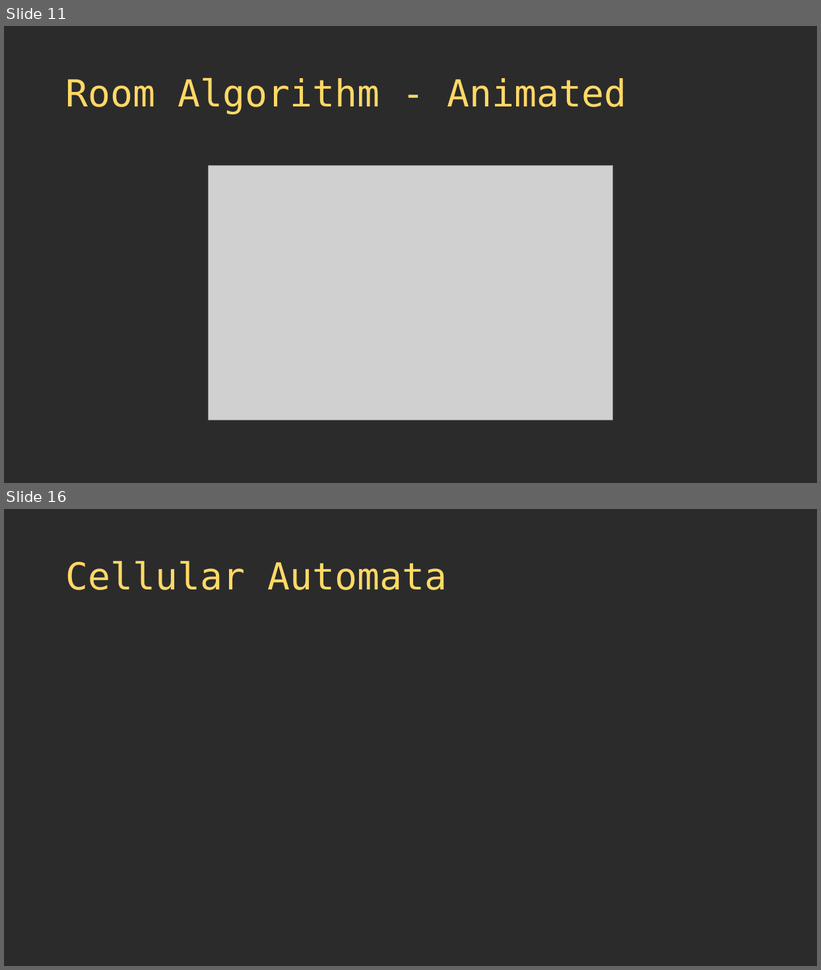
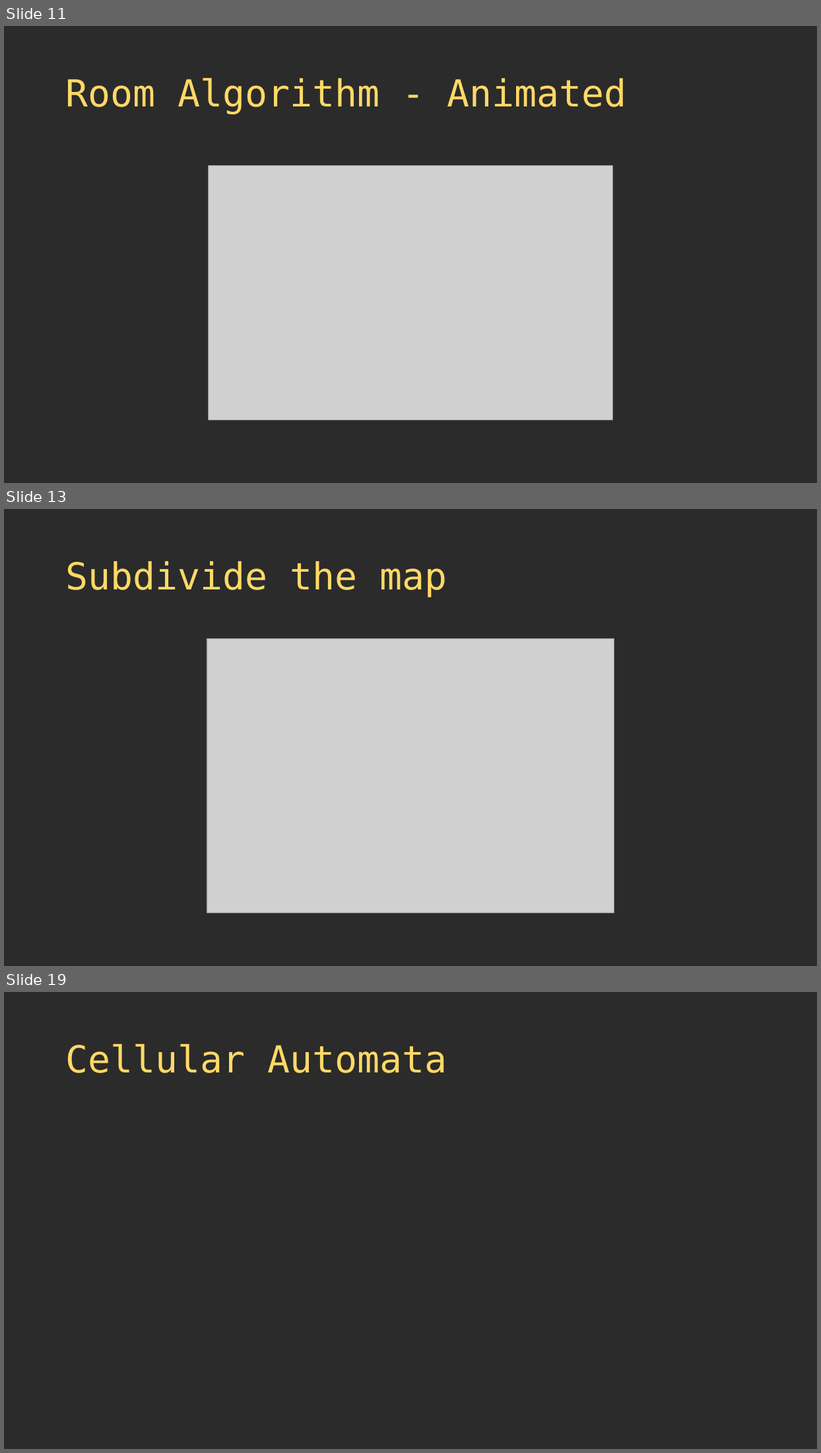
Before and after one commit to thebracket/roguelike-celebration-2020, a slide deck: Procedural Map Generation Techniques.pptx. Shown one above the other, each under a label of ours: slides 11 and 16 before the commit, slides 11, 13 and 19 after it; the slides between them are not shown. The pictures are 821x970 and 821x1453 pixels, drawn with LibreOffice and Linux fonts; fonts in the diff are those of the drawing; grey boxes stand for pictures; background and template pictures are left out; a plain dark background stands for a picture behind light text. Boxes give left, top, right and bottom in pixels: in the first picture for what was removed or moved away, otherwise in the second. Text is boxed around its words. In the diff, an @@ line names an element or a change of style, - is before the commit and + after.

```diff
--- a/Procedural Map Generation Techniques.pptx
+++ b/Procedural Map Generation Techniques.pptx
@@ slide 13 added at box(4, 509, 817, 966), background picture (left out) @@
@@ title added at box(66, 561, 448, 597), 44 pt, text #FFD966 @@
+Subdivide the map
@@ picture added at box(207, 639, 614, 914) @@
@@ what was slide 16 is now slide 19 @@
```
Also in this commit, not shown: 1 slide changed, 5 other slides added, 3 slides removed, 4 other files.
